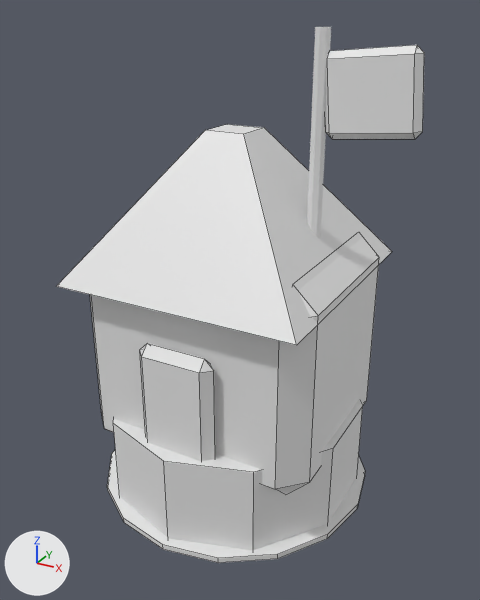
Before and after pictures for a commit that changed the FBX model Assets/Art/Models/Generated/Barracks_L1.fbx.
Before and after are seen from a camera (50 mm lens) standing at (1.3, -2.32, 2.06) and looking at (0.04, -0.04, 0.92). The axes (+X, +Y, +Z) are drawn at lower left. The lights are the same throughout. The first picture is the older version. Mesh edges are drawn as thin lines on the coarser meshes. Where no turn or scale is listed for an object, it has been applied to the vertices.

Names of what the first picture shows: 'BarracksBanner_Cloth', 'BarracksBanner_Pole', 'BarracksDoor', 'BarracksHall', 'BarracksRoof', 'BlobShadow', 'TowerBase'.
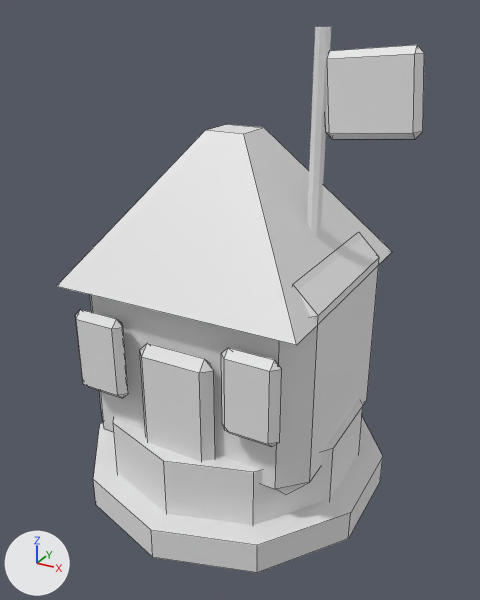
Location of each change, [x1, y1, x2, y2] in pixels of the pictures (480 x 600 px):
'TowerFoundation', added
    after: [93, 417, 383, 573]
'BarracksShield.001', added
    after: [221, 348, 282, 446]
'BarracksShield', added
    after: [76, 309, 128, 398]
'BlobShadow', unchanged, covered by the edit
    before: [107, 449, 365, 563]

The edits, one by one:
Material 'DC_Metal' (mat_dc_metal) is new.
Its base color is (0.8, 0.8, 0.8) (white #e7e7e7).
Mesh me_towerfoundation_mesh is new.
It is a 10-sided cylinder along z spanning x -0.656..0.656, y -0.69..0.69, z -0.07..0.07.
It uses material mat_dc_metal (white #e7e7e7).
Mesh me_barracksshield_mesh is new.
It has 24 vertices, 26 faces and spans x -0.12..0.12, y -0.03..0.03, z -0.18..0.18.
It uses material mat_dc_defender (white #e7e7e7).
Object 'TowerFoundation' (ob_towerfoundation) is new; it shows me_towerfoundation_mesh.
Its location is (0.0, 0.0, 0.1).
Object 'BarracksShield' (ob_barracksshield) is new; it shows me_barracksshield_mesh.
Its location is (-0.34, -0.5, 0.78).
Object 'BarracksShield.001' (ob_barracksshield_001) is new; it shows a copy of me_barracksshield_mesh.
Its location is (0.34, -0.5, 0.78).
